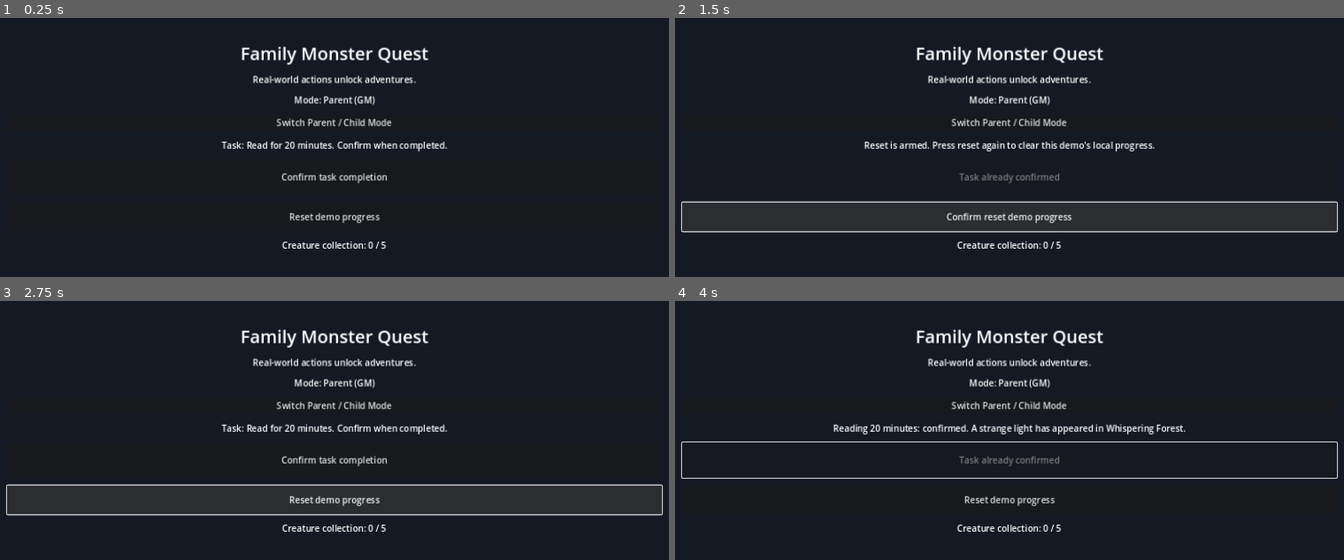
Above: before the commit, frames 1-4 (two rows, left to right).
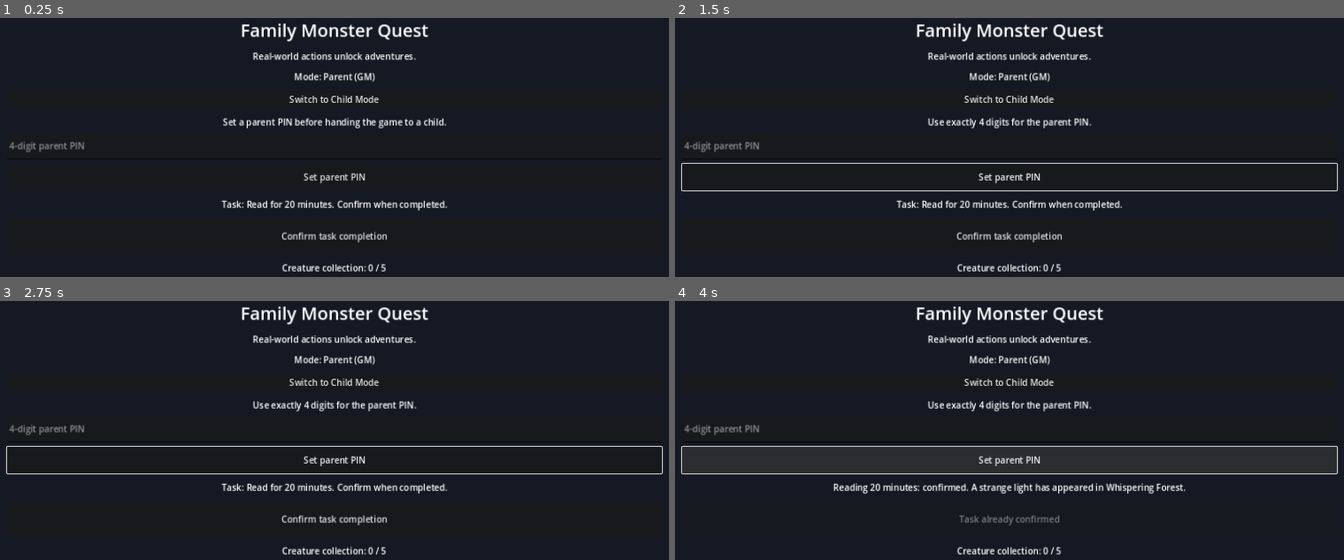
Above: after the commit, the same moments.

Repository: koshuang/family-monster-quest
Game: Godot game, scene res://scenes/main.tscn
Same seed, same stepped clock (60 frames per second), same inputs: the game is played once before the commit and once after it.
Inputs (mouse positions are in pixels of both pictures, inside the frame that each line leads up to):
- Up to frame 1 (0.25 s): no input
- Up to frame 2 (1.5 s): click (1009, 175) at 0.5 s, where only the run after the commit has a clickable "Set parent PIN"; click (1009, 217) at 1.25 s, where only the run before the commit has a clickable "Reset demo progress"
- Up to frame 3 (2.75 s): click (334, 500) at 2 s, where only the run before the commit has a clickable "Confirm reset demo progress"
- Up to frame 4 (4 s): click "Confirm task completion" at 2.75 s; click (1009, 458) at 3.5 s, where only the run after the commit has a clickable "Set parent PIN"

The runs differ from the first frame. In frame 1, 6.1% of the frame differs, in the area x 1-67%, y 2-98%; in frame 2, 8.1%; in frame 3, 7.9%; in frame 4, 8.3%, in the area x 0-100%, y 2-98%.

Commit message:
fix: secure parent reset flow

Diff:
--- a/scripts/main.gd
+++ b/scripts/main.gd
@@ -10,6 +10,10 @@
 var creature_captured := false
 var current_location := LOCATION_HOME
 var reset_armed := false
+var reset_error := ""
+var parent_pin_configured := false
+var parent_unlock_requested := false
+var parent_gate_error := ""
 
 var content: Dictionary = {}
 var sample_task: Dictionary = {}
@@ -28,9 +32,14 @@
 var world_signal_label: Label
 var home_button: Button
 var forest_button: Button
+var parent_gate_panel: VBoxContainer
+var parent_gate_label: Label
+var parent_pin_input: LineEdit
+var parent_pin_button: Button
 
 func _ready() -> void:
 	_load_content()
+	_load_parent_gate()
 	_load_progress()
 	_build_ui()
 	_refresh_ui()
@@ -42,6 +51,11 @@
 	var creature_id: String = str(story_event.get("creature_id", ""))
 	encountered_creature = ContentCatalog.get_creature(content, creature_id)
 
+func _load_parent_gate() -> void:
+	parent_pin_configured = ParentGateStore.has_pin()
+	if parent_pin_configured:
+		is_parent_mode = false
+
 func _load_progress() -> void:
 	var saved: Dictionary = SaveStore.load_state()
 	if saved.is_empty():
@@ -59,8 +73,8 @@
 	if creature_captured:
 		encounter_ready = false
 
-func _save_progress() -> void:
-	SaveStore.save_state({
+func _save_progress() -> bool:
+	return SaveStore.save_state({
 		"task_confirmed": task_confirmed,
 		"encounter_ready": encounter_ready,
 		"captured_ids": collection.ids(),
@@ -94,9 +108,33 @@
 
 	mode_button = Button.new()
 	mode_button.name = "ModeButton"
-	mode_button.text = "Switch Parent / Child Mode"
 	mode_button.pressed.connect(_toggle_mode)
 	root.add_child(mode_button)
+
+	parent_gate_panel = VBoxContainer.new()
+	parent_gate_panel.name = "ParentGatePanel"
+	parent_gate_panel.alignment = BoxContainer.ALIGNMENT_CENTER
+	parent_gate_panel.add_theme_constant_override("separation", 8)
+	root.add_child(parent_gate_panel)
+
+	parent_gate_label = Label.new()
+	parent_gate_label.name = "ParentGateLabel"
+	parent_gate_label.horizontal_alignment = HORIZONTAL_ALIGNMENT_CENTER
+	parent_gate_panel.add_child(parent_gate_label)
+
+	parent_pin_input = LineEdit.new()
+	parent_pin_input.name = "ParentPinInput"
+	parent_pin_input.placeholder_text = "4-digit parent PIN"
+	parent_pin_input.secret = true
+	parent_pin_input.max_length = 4
+	parent_pin_input.custom_minimum_size = Vector2(220, 48)
+	parent_gate_panel.add_child(parent_pin_input)
+
+	parent_pin_button = Button.new()
+	parent_pin_button.name = "ParentPinButton"
+	parent_pin_button.custom_minimum_size = Vector2(220, 48)
+	parent_pin_button.pressed.connect(_submit_parent_pin)
+	parent_gate_panel.add_child(parent_pin_button)
 
 	world_panel = VBoxContainer.new()
 	world_panel.name = "WorldPanel"
@@ -166,10 +204,50 @@
 	root.add_child(collection_label)
 
 func _toggle_mode() -> void:
-	is_parent_mode = not is_parent_mode
-	current_location = LOCATION_HOME
 	reset_armed = false
-	_refresh_ui()
+	reset_error = ""
+	parent_gate_error = ""
+	if is_parent_mode:
+		if not parent_pin_configured:
+			parent_gate_error = "Set a 4-digit parent PIN before entering Child mode."
+			_refresh_ui()
+			return
+		is_parent_mode = false
+		current_location = LOCATION_HOME
+		_refresh_ui()
+		return
+
+	parent_unlock_requested = true
+	_refresh_ui()
+
+func _submit_parent_pin() -> void:
+	var pin := parent_pin_input.text.strip_edges()
+	parent_gate_error = ""
+	if is_parent_mode and not parent_pin_configured:
+		if not ParentGateStore.is_valid_pin(pin):
+			parent_gate_error = "Use exactly 4 digits for the parent PIN."
+			_refresh_ui()
+			return
+		if not ParentGateStore.save_pin(pin):
+			parent_gate_error = "Could not save the parent PIN on this device."
+			_refresh_ui()
+			return
+		parent_pin_configured = true
+		parent_pin_input.clear()
+		_refresh_ui()
+		return
+
+	if not is_parent_mode and parent_unlock_requested:
+		if not ParentGateStore.verify_pin(pin):
+			parent_gate_error = "Incorrect parent PIN."
+			parent_pin_input.clear()
+			_refresh_ui()
+			return
+		is_parent_mode = true
+		current_location = LOCATION_HOME
+		parent_unlock_requested = false
+		parent_pin_input.clear()
+		_refresh_ui()
 
 func _go_home() -> void:
 	current_location = LOCATION_HOME
@@ -198,8 +276,9 @@
 		_refresh_ui()
 
 func _request_reset() -> void:
-	if not is_parent_mode:
-		return
+	if not is_parent_mode or not parent_pin_configured:
+		return
+	reset_error = ""
 	if not reset_armed:
 		reset_armed = true
 		_refresh_ui()
@@ -207,25 +286,45 @@
 	_reset_playtest_progress()
 
 func _reset_playtest_progress() -> void:
-	SaveStore.reset()
+	if not SaveStore.reset():
+		reset_armed = false
+		reset_error = "Reset failed. Existing local progress was kept; try again."
+		_refresh_ui()
+		return
+
 	task_confirmed = false
 	encounter_ready = false
 	creature_captured = false
 	current_location = LOCATION_HOME
 	collection = CollectionState.new()
 	reset_armed = false
+	reset_error = ""
 	_refresh_ui()
 
 func _refresh_ui() -> void:
 	mode_label.text = "Mode: Parent (GM)" if is_parent_mode else "Mode: Child (Adventurer)"
+	mode_button.text = "Switch to Child Mode" if is_parent_mode else "Parent Mode"
 	world_panel.visible = not is_parent_mode
-	reset_button.visible = is_parent_mode
+
+	var show_pin_setup := is_parent_mode and not parent_pin_configured
+	var show_parent_unlock := not is_parent_mode and parent_unlock_requested
+	parent_gate_panel.visible = show_pin_setup or show_parent_unlock
+	if show_pin_setup:
+		parent_gate_label.text = parent_gate_error if not parent_gate_error.is_empty() else "Set a parent PIN before handing the game to a child."
+		parent_pin_button.text = "Set parent PIN"
+	elif show_parent_unlock:
+		parent_gate_label.text = parent_gate_error if not parent_gate_error.is_empty() else "Enter the parent PIN to leave Child mode."
+		parent_pin_button.text = "Unlock Parent Mode"
+
+	reset_button.visible = is_parent_mode and parent_pin_configured
 	reset_button.text = "Confirm reset demo progress" if reset_armed else "Reset demo progress"
 	var creature_name: String = str(encountered_creature.get("name", "Unknown creature"))
 	forest_button.text = "🌲 Whispering Forest  ✨ !" if encounter_ready else "🌲 Whispering Forest"
 
 	if is_parent_mode:
-		if reset_armed:
+		if not reset_error.is_empty():
+			status_label.text = reset_error
+		elif reset_armed:
 			status_label.text = "Reset is armed. Press reset again to clear this demo's local progress."
 		elif task_confirmed:
 			status_label.text = str(story_event.get("parent_confirmed_text", "Task confirmed."))
--- /dev/null
+++ b/scripts/parent_gate_store.gd
@@ -0,0 +1,40 @@
+class_name ParentGateStore
+extends RefCounted
+
+const DEFAULT_PATH := "user://family_monster_quest_parent_gate.json"
+
+static func has_pin(path: String = DEFAULT_PATH) -> bool:
+	return not load_hash(path).is_empty()
+
+static func save_pin(pin: String, path: String = DEFAULT_PATH) -> bool:
+	if not is_valid_pin(pin):
+		return false
+	var file := FileAccess.open(path, FileAccess.WRITE)
+	if file == null:
+		push_error("Unable to open parent gate file for writing: %s" % path)
+		return false
+	file.store_string(JSON.stringify({"pin_hash": pin.sha256_text()}))
+	return true
+
+static func verify_pin(pin: String, path: String = DEFAULT_PATH) -> bool:
+	var stored_hash := load_hash(path)
+	return not stored_hash.is_empty() and pin.sha256_text() == stored_hash
+
+static func load_hash(path: String = DEFAULT_PATH) -> String:
+	if not FileAccess.file_exists(path):
+		return ""
+	var file := FileAccess.open(path, FileAccess.READ)
+	if file == null:
+		return ""
+	var parsed: Variant = JSON.parse_string(file.get_as_text())
+	if typeof(parsed) != TYPE_DICTIONARY:
+		return ""
+	return str((parsed as Dictionary).get("pin_hash", ""))
+
+static func is_valid_pin(pin: String) -> bool:
+	return pin.length() == 4 and pin.is_valid_int()
+
+static func reset(path: String = DEFAULT_PATH) -> bool:
+	if not FileAccess.file_exists(path):
+		return true
+	return DirAccess.remove_absolute(ProjectSettings.globalize_path(path)) == OK
--- a/tests/test_happy_path.gd
+++ b/tests/test_happy_path.gd
@@ -1,10 +1,13 @@
 extends SceneTree
+
+const TEST_PIN := "2468"
 
 func _initialize() -> void:
 	call_deferred("_run")
 
 func _run() -> void:
 	SaveStore.reset()
+	ParentGateStore.reset()
 	var packed := load("res://scenes/main.tscn") as PackedScene
 	if packed == null:
 		_fail("Could not load main scene")
@@ -24,19 +27,36 @@
 	var reset_button := ui.get_node_or_null("ResetButton") as Button
 	var status_label := ui.get_node_or_null("StatusLabel") as Label
 	var collection_label := ui.get_node_or_null("CollectionLabel") as Label
+	var parent_gate_panel := ui.get_node_or_null("ParentGatePanel") as VBoxContainer
+	var parent_pin_input := parent_gate_panel.get_node_or_null("ParentPinInput") as LineEdit
+	var parent_pin_button := parent_gate_panel.get_node_or_null("ParentPinButton") as Button
 	var world_panel := ui.get_node_or_null("WorldPanel") as VBoxContainer
 	var location_label := world_panel.get_node_or_null("LocationLabel") as Label
 	var world_signal_label := world_panel.get_node_or_null("WorldSignalLabel") as Label
 	var forest_button := world_panel.get_node_or_null("Locations/ForestButton") as Button
 
-	if mode_button == null or action_button == null or reset_button == null or status_label == null or collection_label == null or forest_button == null or location_label == null or world_signal_label == null:
+	if mode_button == null or action_button == null or reset_button == null or status_label == null or collection_label == null or parent_gate_panel == null or parent_pin_input == null or parent_pin_button == null or forest_button == null or location_label == null or world_signal_label == null:
 		_fail("Expected prototype controls are missing")
 		return
 
-	_expect(main.is_parent_mode, "starts in parent mode")
+	_expect(main.is_parent_mode, "fresh install starts in parent setup mode")
+	_expect(not main.parent_pin_configured, "fresh install has no parent PIN")
+	_expect(parent_gate_panel.visible, "fresh parent setup exposes PIN gate")
+	_expect(not reset_button.visible, "reset stays hidden until parent PIN exists")
+
+	mode_button.pressed.emit()
+	await process_frame
+	_expect(main.is_parent_mode, "cannot enter child mode before PIN setup")
+
+	parent_pin_input.text = TEST_PIN
+	parent_pin_button.pressed.emit()
+	await process_frame
+	_expect(main.parent_pin_configured, "parent PIN is configured")
+	_expect(ParentGateStore.has_pin(), "parent PIN hash is persisted separately")
+	_expect(ParentGateStore.load_hash() != TEST_PIN, "raw parent PIN is not stored")
+	_expect(reset_button.visible, "reset is available only after parent gate setup")
 	_expect(not main.task_confirmed, "sample task starts unconfirmed")
 	_expect(action_button.text == "Confirm task completion", "parent sees task confirmation action")
-	_expect(reset_button.visible, "reset is visible in parent mode")
 
 	action_button.pressed.emit()
 	await process_frame
@@ -46,7 +66,7 @@
 
 	mode_button.pressed.emit()
 	await process_frame
-	_expect(not main.is_parent_mode, "mode switches to child")
+	_expect(not main.is_parent_mode, "mode switches to child after PIN setup")
 	_expect(main.current_location == main.LOCATION_HOME, "child starts from home")
 	_expect(world_panel.visible, "child sees adventure map")
 	_expect(not reset_button.visible, "child mode never exposes reset")
@@ -72,8 +92,20 @@
 
 	mode_button.pressed.emit()
 	await process_frame
-	_expect(main.is_parent_mode, "can return to parent mode for reset")
-	_expect(reset_button.visible, "reset returns with parent mode")
+	_expect(not main.is_parent_mode, "child cannot directly switch to parent mode")
+	_expect(main.parent_unlock_requested, "parent unlock is explicitly requested")
+	_expect(parent_gate_panel.visible, "PIN gate is shown before entering parent mode")
+
+	parent_pin_input.text = "1111"
+	parent_pin_button.pressed.emit()
+	await process_frame
+	_expect(not main.is_parent_mode, "wrong PIN keeps child mode locked")
+
+	parent_pin_input.text = TEST_PIN
+	parent_pin_button.pressed.emit()
+	await process_frame
+	_expect(main.is_parent_mode, "correct PIN unlocks parent mode")
+	_expect(reset_button.visible, "reset returns only after parent authentication")
 	_expect(reset_button.text == "Reset demo progress", "reset begins unarmed")
 
 	reset_button.pressed.emit()
@@ -91,12 +123,22 @@
 	_expect(not main.creature_captured, "confirmed reset clears captured state")
 	_expect(main.collection.count() == 0, "confirmed reset clears collection")
 	_expect(main.current_location == main.LOCATION_HOME, "confirmed reset returns to home")
-	_expect(SaveStore.load_state().is_empty(), "confirmed reset clears persisted save")
+	_expect(SaveStore.load_state().is_empty(), "confirmed reset clears persisted progress")
+	_expect(ParentGateStore.has_pin(), "reset preserves separate parent authentication")
 	_expect(action_button.text == "Confirm task completion", "reset restores known initial parent state")
 	_expect("0 / 5" in collection_label.text, "reset restores empty collection summary")
 
+	main.queue_free()
+	await process_frame
+	var restarted := packed.instantiate()
+	root.add_child(restarted)
+	await process_frame
+	_expect(not restarted.is_parent_mode, "restart with configured PIN defaults to child mode")
+	_expect(restarted.parent_pin_configured, "restart loads the parent gate")
+
 	SaveStore.reset()
-	print("PASS: parent -> child world cue -> companion collection -> safe reset happy path")
+	ParentGateStore.reset()
+	print("PASS: parent PIN gate -> child world cue -> companion collection -> safe reset happy path")
 	quit(0)
 
 func _expect(condition: bool, message: String) -> void:
@@ -106,4 +148,5 @@
 func _fail(message: String) -> void:
 	push_error("FAIL: %s" % message)
 	SaveStore.reset()
+	ParentGateStore.reset()
 	quit(1)
Not shown, changed: docs/playtest-reset.md
